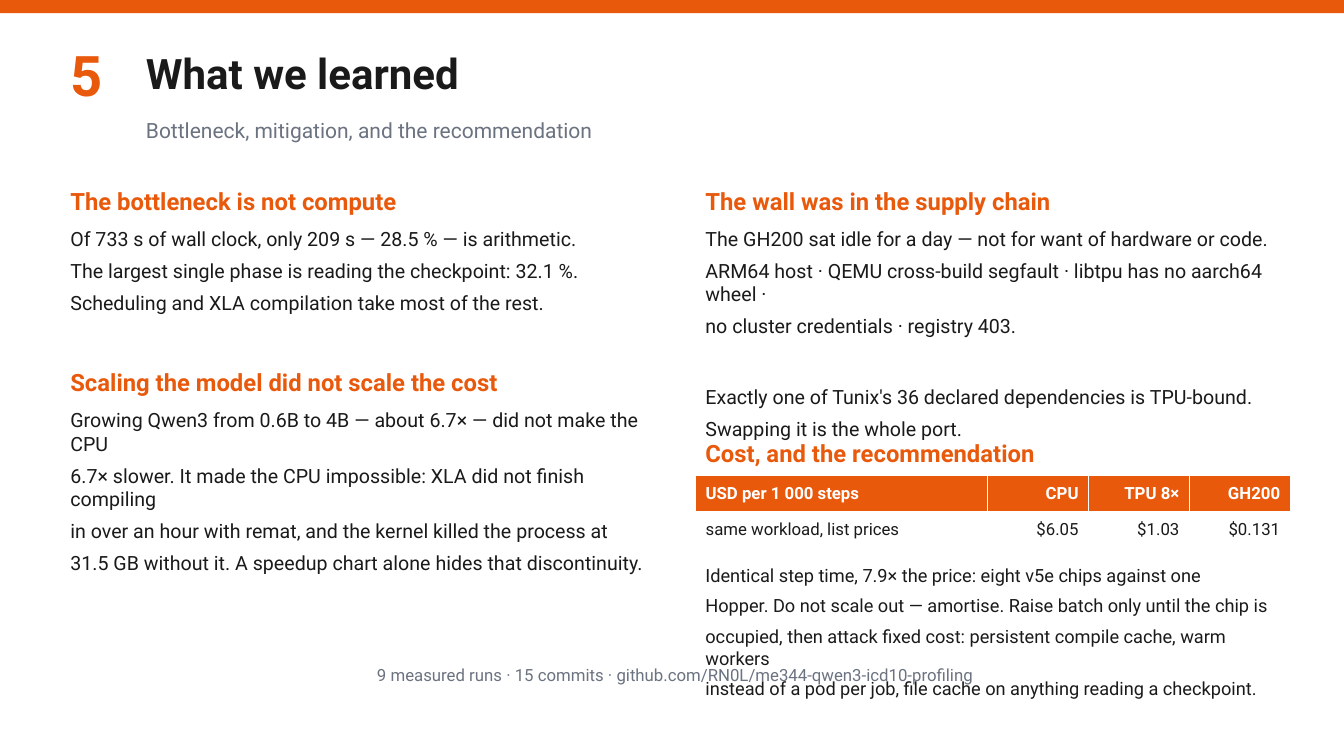
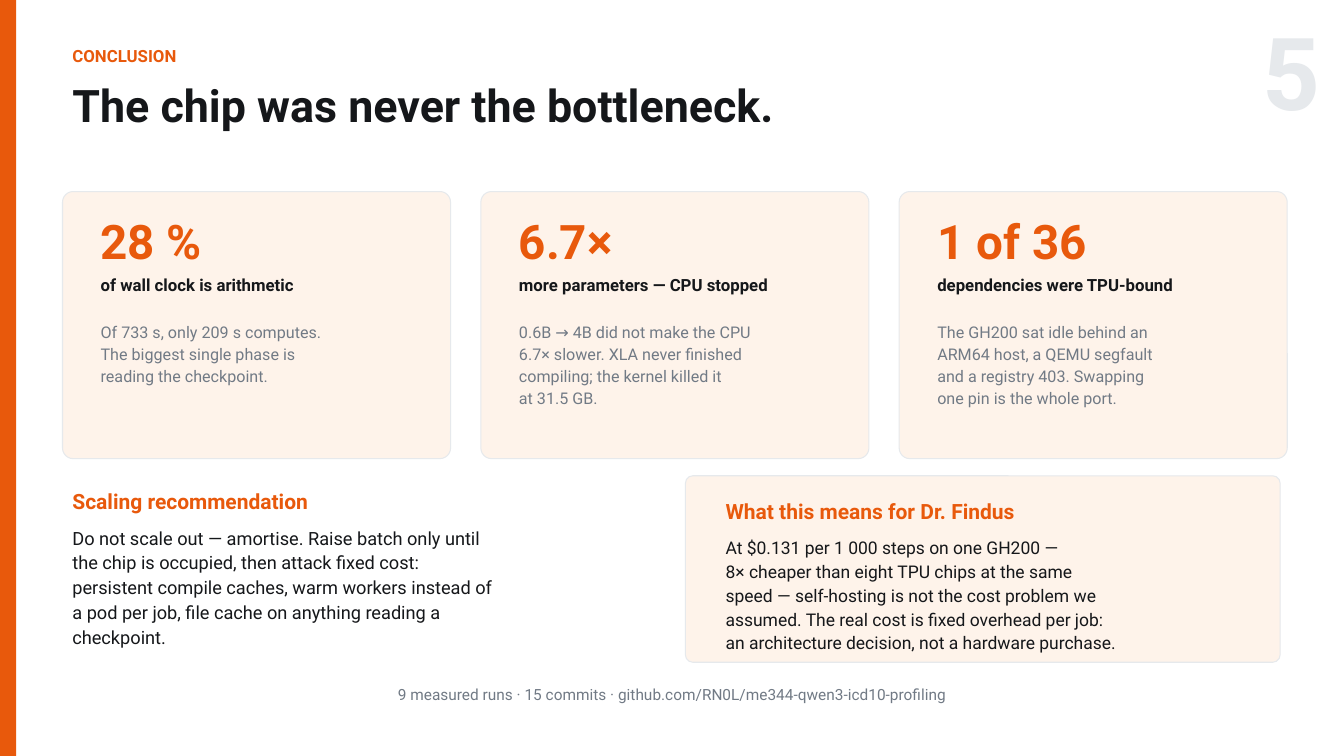
Before and after one commit to RN0L/me344-qwen3-icd10-profiling, a slide deck: slide 5 of slides/ME344_Final_Arnold_Hambuch.pptx. Drawn at 1344x756 pixels with LibreOffice and Linux fonts; fonts in the diff are those of the drawing. Boxes give left, top, right and bottom in pixels: in the first picture for what was removed or moved away, otherwise in the second. Text is boxed around its words. In the diff, an @@ line names an element or a change of style, - is before the commit and + after.

```diff
--- a/slides/ME344_Final_Arnold_Hambuch.pptx
+++ b/slides/ME344_Final_Arnold_Hambuch.pptx
@@ rectangle: place and size @@
-rectangle at box(0, 0, 1344, 13)
+rectangle at box(0, 0, 16, 756)
@@ text removed at box(70, 56, 102, 97) @@
-5
@@ text at box(72, 50, 176, 62): text changed; size 30 to 12 pt; text colour #1A1A1A to #E8590C @@
-What we learned
+CONCLUSION
@@ text at box(72, 88, 773, 131): text changed; size 15 to 32 pt; text colour #6B7280 to #15171A; bold on @@
-Bottleneck, mitigation, and the recommendation
+The chip was never the bottleneck.
@@ rounded rectangle added at box(63, 192, 451, 459), fill #FEF3EA, outline #E6E9EC 0.75 pt @@
@@ text removed at box(70, 192, 396, 215) @@
-The bottleneck is not compute
@@ rounded rectangle added at box(481, 192, 869, 459), fill #FEF3EA, outline #E6E9EC 0.75 pt @@
@@ text removed at box(705, 192, 1050, 215) @@
-The wall was in the supply chain
@@ rounded rectangle added at box(899, 192, 1288, 459), fill #FEF3EA, outline #E6E9EC 0.75 pt @@
@@ text at box(101, 224, 156, 260): text changed; size 14 to 34 pt; text colour #1A1A1A to #E8590C; bold on @@
-Of 733 s of wall clock, only 209 s — 28.5 % — is arithmetic.
-The largest single phase is reading the checkpoint: 32.1 %.
-Scheduling and XLA compilation take most of the rest.
+28 %
@@ text added at box(519, 225, 613, 260), 34 pt, text #E8590C, bold @@
+6.7×
@@ text removed at box(705, 231, 1268, 440) @@
-The GH200 sat idle for a day — not for want of hardware or code.
-ARM64 host · QEMU cross-build segfault · libtpu has no aarch64 wheel ·
-no cluster credentials · registry 403.
-Exactly one of Tunix's 36 declared dependencies is TPU-bound.
-Swapping it is the whole port.
@@ text added at box(937, 223, 1087, 260), 34 pt, text #E8590C, bold @@
+1 of 36
@@ text added at box(101, 278, 294, 291), 12 pt, text #15171A, bold @@
+of wall clock is arithmetic
@@ text added at box(519, 278, 768, 295), 12 pt, text #15171A, bold @@
+more parameters — CPU stopped
@@ text added at box(937, 278, 1173, 295), 12 pt, text #15171A, bold @@
+dependencies were TPU-bound
@@ text at box(101, 326, 321, 386): text changed; size 14 to 11.5 pt; text colour #1A1A1A to #717A85 @@
-Growing Qwen3 from 0.6B to 4B — about 6.7× — did not make the CPU
-6.7× slower. It made the CPU impossible: XLA did not finish compiling
-in over an hour with remat, and the kernel killed the process at
-31.5 GB without it. A speedup chart alone hides that discontinuity.
+Of 733 s, only 209 s computes.
+The biggest single phase is
+reading the checkpoint.
@@ text added at box(519, 326, 751, 404), 11.5 pt, text #717A85 @@
+0.6B → 4B did not make the CPU
+6.7× slower. XLA never finished
+compiling; the kernel killed it
+at 31.5 GB.
@@ text added at box(937, 326, 1152, 407), 11.5 pt, text #717A85 @@
+The GH200 sat idle behind an
+ARM64 host, a QEMU segfault
+and a registry 403. Swapping
+one pin is the whole port.
@@ text removed at box(70, 373, 497, 396) @@
-Scaling the model did not scale the cost
@@ text removed at box(705, 444, 1034, 466) @@
-Cost, and the recommendation
@@ rounded rectangle added at box(686, 476, 1280, 662), fill #FEF3EA, outline #E6E9EC 0.75 pt @@
@@ table removed at box(696, 476, 1291, 548), 2 rows, 4 columns @@
-USD per 1 000 steps | CPU | TPU 8× | GH200
-same workload, list prices | $6.05 | $1.03 | $0.131
@@ text added at box(72, 493, 308, 514), 15 pt, text #E8590C, bold @@
+Scaling recommendation
@@ text added at box(726, 503, 1014, 520), 15 pt, text #E8590C, bold @@
+What this means for Dr. Findus
@@ text at box(72, 531, 492, 648): text changed; text colour #1A1A1A to #15171A @@
-Identical step time, 7.9× the price: eight v5e chips against one
-Hopper. Do not scale out — amortise. Raise batch only until the chip is
-occupied, then attack fixed cost: persistent compile cache, warm workers
-instead of a pod per job, file cache on anything reading a checkpoint.
+Do not scale out — amortise. Raise batch only until
+the chip is occupied, then attack fixed cost:
+persistent compile caches, warm workers instead of
+a pod per job, file cache on anything reading a
+checkpoint.
@@ text added at box(726, 539, 1115, 653), 12.5 pt, text #15171A @@
+At $0.131 per 1 000 steps on one GH200 —
+8× cheaper than eight TPU chips at the same
+speed — self-hosting is not the cost problem we
+assumed. The real cost is fixed overhead per job:
+an architecture decision, not a hardware purchase.
@@ text "9 measured runs · 15 ...": place and size @@
-text "9 measured runs · 15 ..." at box(377, 668, 973, 686)
+text "9 measured runs · 15 ..." at box(398, 688, 946, 703)
@@ text "9 measured runs · 15 ..." at box(398, 688, 946, 703): size 12 to 11 pt, text colour #6B7280 to #717A85; less space between paragraphs @@
```
Also in this commit, not shown: 3 other slides changed, 1 slide added, 1 slide removed, 6 other files.
